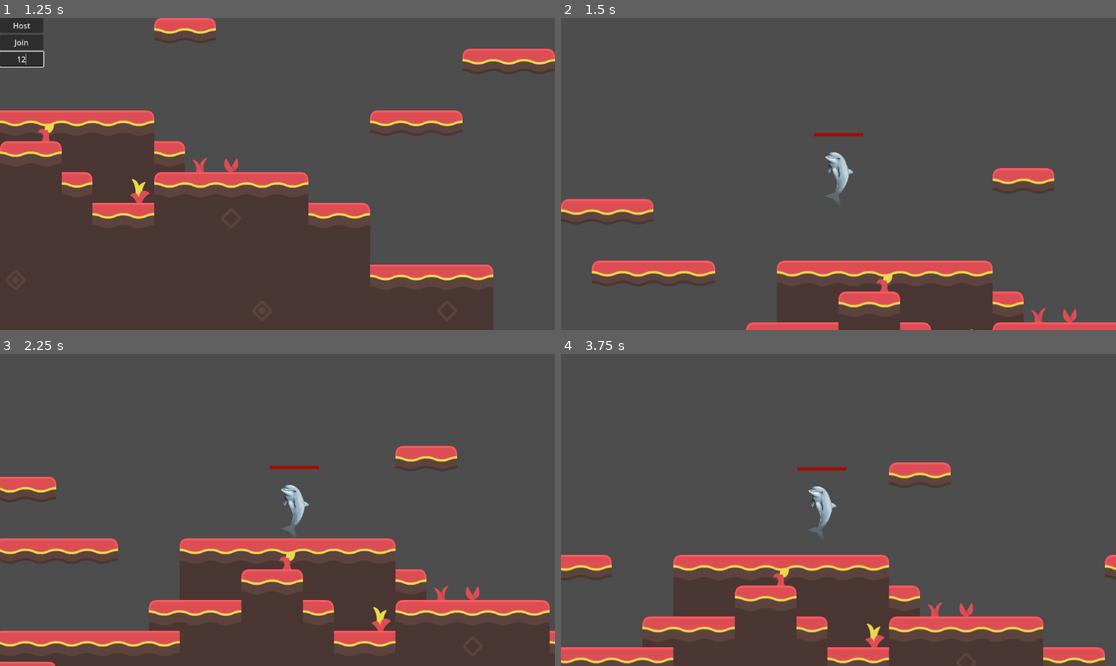
Above: before the commit, frames 1-4 (two rows, left to right).
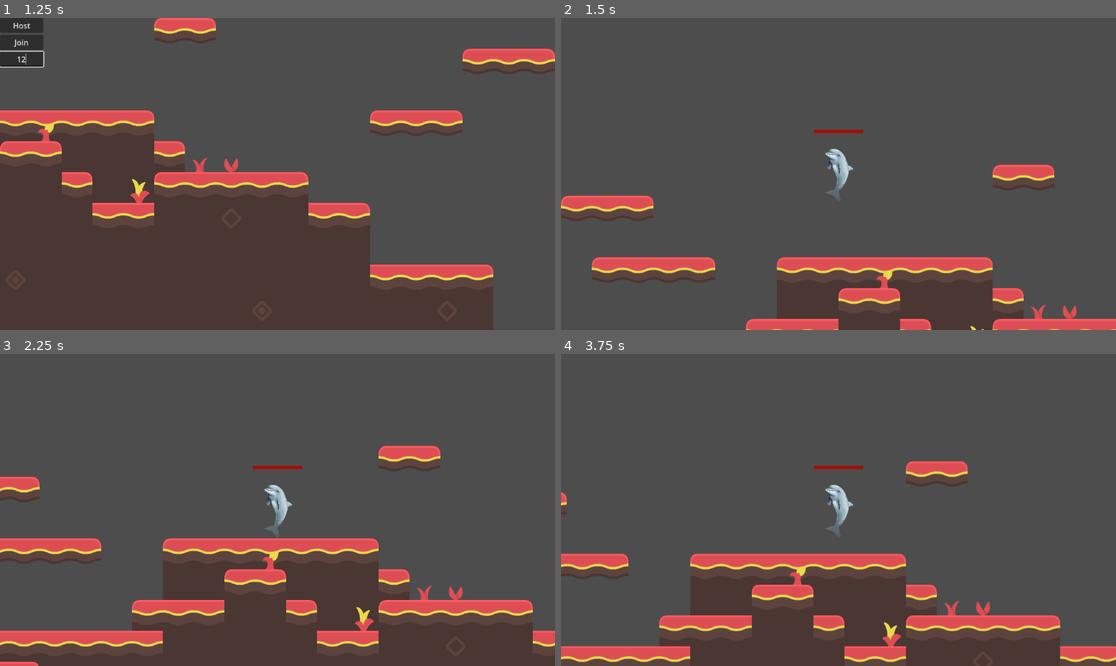
Above: after the commit, the same moments.

Repository: A-vd-E/Eget-spel
Game: Godot game, scene res://scenes/main.tscn
Same seed, same stepped clock (60 frames per second), same inputs: the game is played once before the commit and once after it.
Inputs (mouse positions are in pixels of both pictures, inside the frame that each line leads up to):
- Up to frame 1 (1.25 s): click (22, 58) at 0.52 s; type "12" at 0.6 s
- Up to frame 2 (1.5 s): click "Host" at 1.25 s
- Up to frame 3 (2.25 s): hold D (right) from 2.03 s (still down); tap C (dash) at 2.1 s
- Up to frame 4 (3.75 s): tap Space (jump) at 2.27, 2.3, 2.57, 2.85, 3.02, 3.32 s; tap C (dash) at 3.05, 3.6 s; release D (right) at 3.53 s; hold A (left) from 3.53 s (still down)

Frame 1 is identical in both runs. In frame 2, 5.7% of the frame differs, in the area x 0-100%, y 35-100%; in frame 3, 7.7%; in frame 4, 8.7%, in the area x 0-100%, y 34-100%.

Commit message:
Fix: resolve client and host movement stutter using velocity steering"
Camera smoothing casuses double interpolation along with physics interpolation (in project settings). Furthermore, syncing position directly will cause choppy movement due to different update frequencies. This approach preserves the use of physics interpolation.

Diff:
--- a/scenes/player.tscn
+++ b/scenes/player.tscn
@@ -10,15 +10,18 @@
 properties/0/path = NodePath(".:player_id")
 properties/0/spawn = true
 properties/0/replication_mode = 1
-properties/1/path = NodePath(".:position")
+properties/1/path = NodePath(".:do_jump")
 properties/1/spawn = true
 properties/1/replication_mode = 1
-properties/2/path = NodePath(".:do_jump")
+properties/2/path = NodePath(".:do_dash")
 properties/2/spawn = true
 properties/2/replication_mode = 1
-properties/3/path = NodePath(".:do_dash")
+properties/3/path = NodePath(".:sync_position")
 properties/3/spawn = true
 properties/3/replication_mode = 1
+properties/4/path = NodePath(".:sync_velocity")
+properties/4/spawn = true
+properties/4/replication_mode = 1
 
 [sub_resource type="SceneReplicationConfig" id="SceneReplicationConfig_g2els"]
 properties/0/path = NodePath("InputSynchronizer:input_direction")
@@ -86,7 +89,6 @@
 wait_time = 0.5
 
 [node name="Camera2D" type="Camera2D" parent="." unique_id=452903423]
-position_smoothing_enabled = true
 position_smoothing_speed = 9.0
 
 [node name="Health" type="Node2D" parent="." unique_id=1504426426]
--- a/scripts/player_controller.gd
+++ b/scripts/player_controller.gd
@@ -6,8 +6,10 @@
 
 
 @onready var input_synchronizer = $InputSynchronizer
-#@export var sync_position: Vector2   Will still be used for lerp?
-#@export var lerp_weight := 0.75      Will still be used for lerp?
+@export var sync_position: Vector2
+@export var sync_velocity: Vector2
+@export var correction_strength := 10.0 # Higher means more aggresive correction
+
 
 
 # This player_id could probably be replaced. But tutorial did
@@ -39,23 +41,36 @@
 		$Camera2D.enabled = true
 	else:
 		$Camera2D.enabled = false
-	pass
 
-# Haven't understood lerp yet so wont touch, but will probably
-# need to be reworked to acommodate new logic
-#func _process(_delta: float):
-	#if is_multiplayer_authority():
-		#sync_position = global_position
-	#else:
-		#global_position = global_position.lerp(sync_position, lerp_weight)
+	sync_position = global_position
+
 
 # Moved most things to _apply_movement_from_input
 func _physics_process(delta: float) -> void:
 	if multiplayer.is_server():
 		_apply_movement_from_input(delta)
+		sync_position = global_position
+		sync_velocity = velocity
+	else:
+		_apply_network_movement(delta)
 
 
+func _apply_network_movement(_delta):
+	# Base velocity follows the server
+	velocity = sync_velocity
 
+	var drift_distance = global_position.distance_to(sync_position)
+
+	if drift_distance > 100.0:
+		# Massive lag spike, snap to server
+		global_position = sync_position
+		reset_physics_interpolation()
+	elif drift_distance > 1.0:
+		# Slight drift, steer toward server
+		var direction_to_server = sync_position - global_position
+		velocity += direction_to_server * correction_strength
+
+	move_and_slide()
 
 ## Manages basic movement, namely jumping and walking.
 func _apply_movement_from_input(delta):
